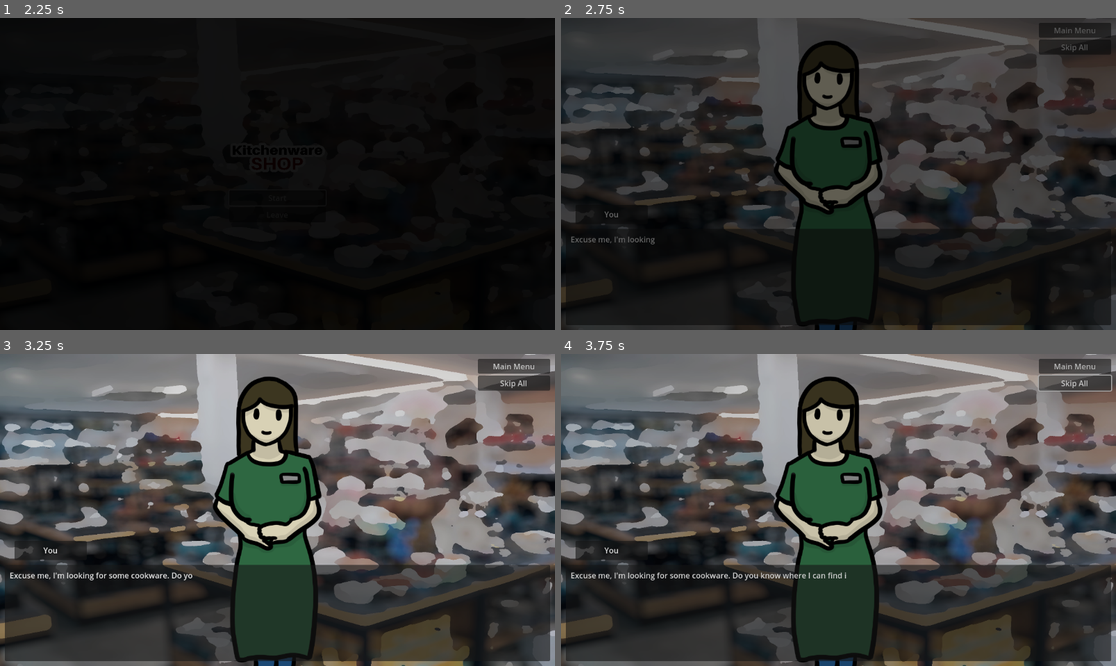
Above: before the commit, frames 1-4 (two rows, left to right).
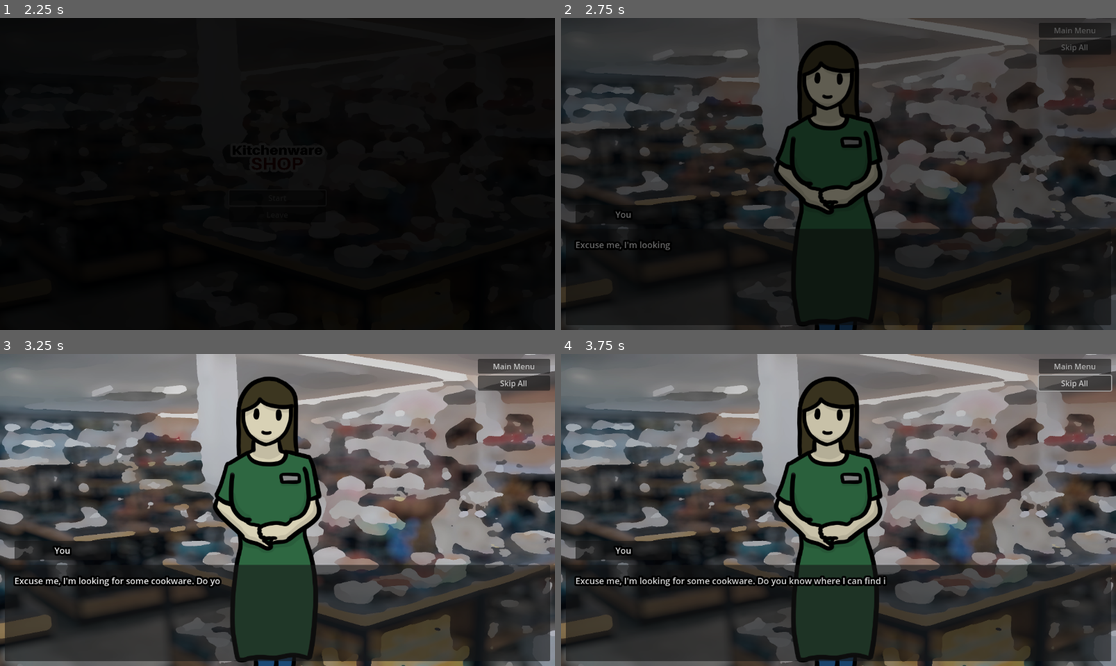
Above: after the commit, the same moments.

Repository: Lipatant/KitchenwareShop
Game: Godot game, scene res://Source/Scenes/MainMenu.tscn
Same seed, same stepped clock (60 frames per second), same inputs: the game is played once before the commit and once after it.
Inputs:
- Up to frame 1 (2.25 s): click "Start" at 0.5 s; click "Start" at 1.25 s; click "Leave" at 2 s
- Up to frame 2 (2.75 s): no input
- Up to frame 3 (3.25 s): click "Skip All" at 2.75 s
- Up to frame 4 (3.75 s): click "Skip All" at 3.5 s

Frame 1 is identical in both runs. In frame 2, 0.3% of the frame differs, in the area x 1-20%, y 59-75%; in frame 3, 1.1%; in frame 4, 1.6%, in the area x 1-59%, y 59-75%.

Commit message:
feat: adding outlines to Dialogue

Diff:
--- a/Source/Scenes/Dialogue.tscn
+++ b/Source/Scenes/Dialogue.tscn
@@ -69,14 +69,15 @@
 mouse_default_cursor_shape = 2
 
 [node name="ScrollContainer" type="ScrollContainer" parent="CharacterSpeechContainer"]
+clip_contents = false
 layout_mode = 1
 anchors_preset = -1
 anchor_right = 1.0
 anchor_bottom = 1.0
-offset_left = 10.0
-offset_top = 10.0
-offset_right = -10.0
-offset_bottom = -10.0
+offset_left = 20.0
+offset_top = 20.0
+offset_right = -20.0
+offset_bottom = -20.0
 grow_horizontal = 2
 grow_vertical = 2
 horizontal_scroll_mode = 0
@@ -84,9 +85,12 @@
 [node name="CharacterSpeech" type="RichTextLabel" parent="CharacterSpeechContainer/ScrollContainer"]
 unique_name_in_owner = true
 auto_translate_mode = 2
+clip_contents = false
 layout_mode = 2
 size_flags_horizontal = 3
 mouse_filter = 2
+theme_override_constants/outline_size = 16
+theme_override_font_sizes/normal_font_size = 18
 text = "PLACEHOLDER"
 fit_content = true
 
@@ -101,8 +105,10 @@
 
 [node name="CharacterName" type="Label" parent="CharacterSpeechContainer/CharacterNameContainer"]
 unique_name_in_owner = true
-custom_minimum_size = Vector2(150, 0)
+custom_minimum_size = Vector2(200, 0)
 layout_mode = 2
+theme_override_constants/outline_size = 16
+theme_override_font_sizes/font_size = 18
 text = "PLACEHOLDER"
 horizontal_alignment = 1
 
